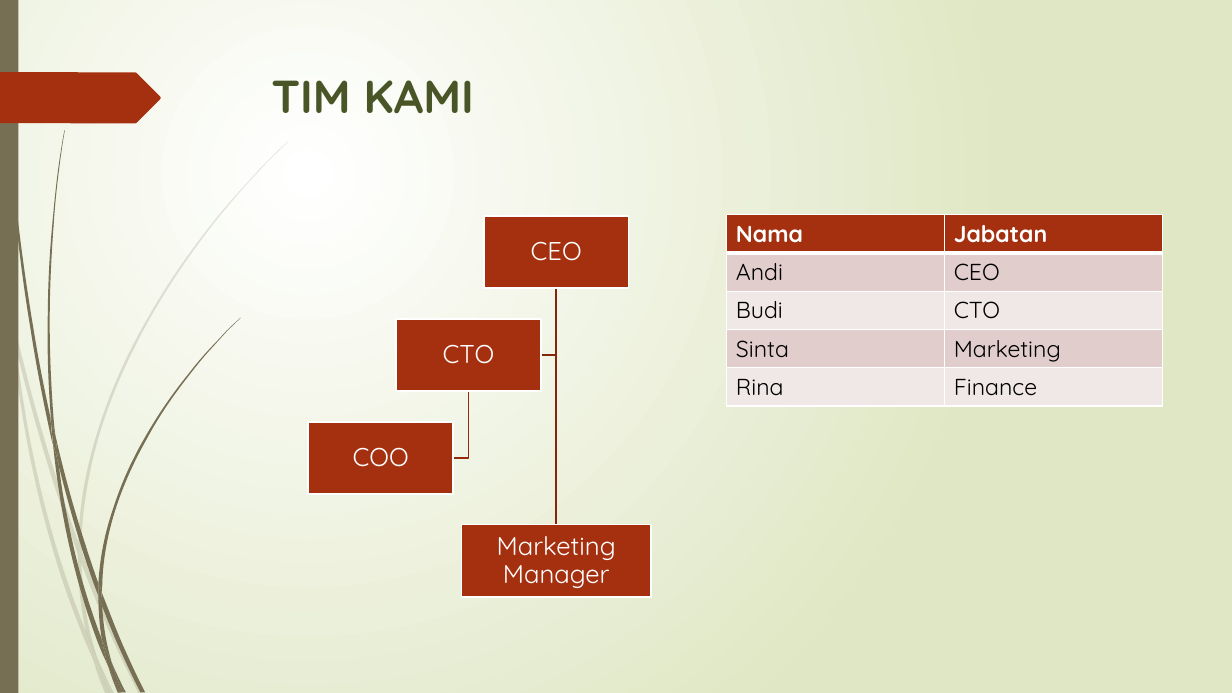
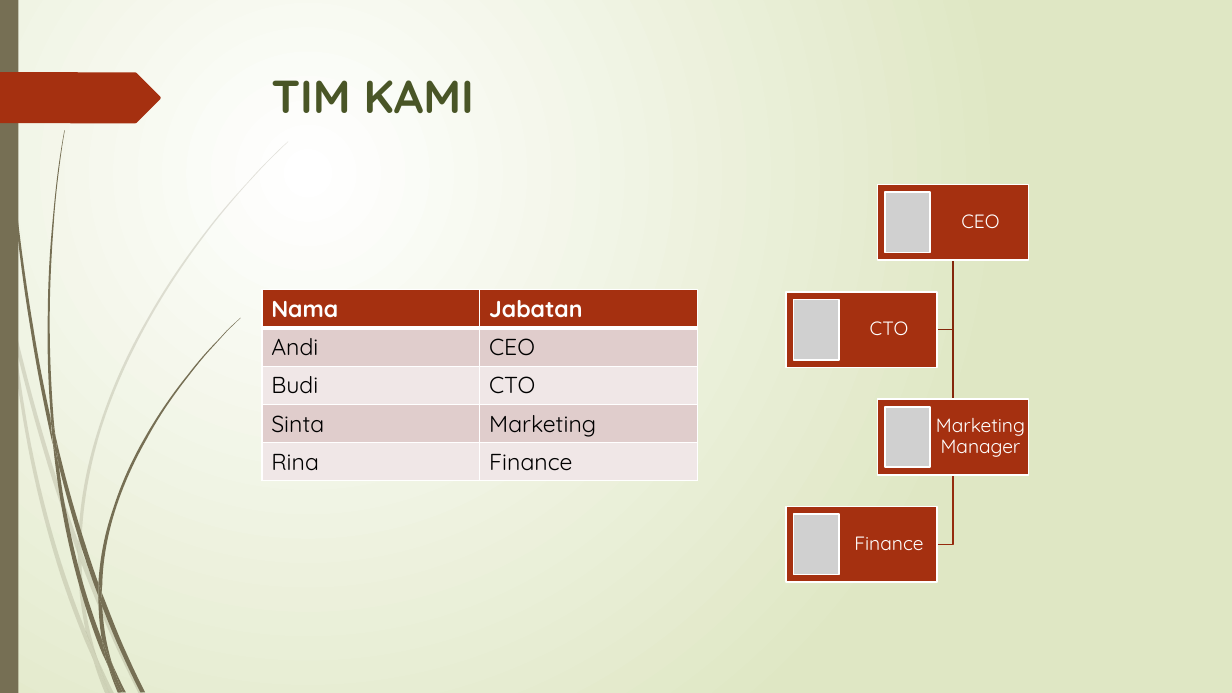
Before and after one commit to onysu/kursus, a slide deck: slide 6 of assets/files/Business-Pitch-Deck-7-Slide.pptx. Drawn at 1232x693 pixels with LibreOffice and Linux fonts; fonts in the diff are those of the drawing; grey boxes stand for pictures. Boxes give left, top, right and bottom in pixels: in the first picture for what was removed or moved away, otherwise in the second. Text is boxed around its words. In the diff, an @@ line names an element or a change of style, - is before the commit and + after.

```diff
--- a/assets/files/Business-Pitch-Deck-7-Slide.pptx
+++ b/assets/files/Business-Pitch-Deck-7-Slide.pptx
@@ text "CEO": place and size @@
-text "CEO" at [531, 241, 582, 261]
+text "CEO" at [961, 214, 999, 228]
@@ rectangle: place and size @@
-rectangle at [483, 216, 628, 288]
+rectangle at [878, 185, 1030, 261]
@@ freeform shape: place and size @@
-freeform shape at [541, 288, 555, 355]
+freeform shape at [937, 261, 953, 330]
@@ table: place and size @@
-table at [726, 214, 1163, 402]
+table at [262, 290, 699, 478]
@@ freeform shape removed at [552, 288, 561, 525] @@
@@ size 20 to 15 pt; less space between paragraphs in 3 elements at [961, 214, 999, 228], [936, 418, 1025, 457], [870, 321, 909, 335] @@
@@ text "CTO": place and size @@
-text "CTO" at [443, 344, 494, 364]
+text "CTO" at [870, 321, 909, 335]
@@ rectangle: place and size @@
-rectangle at [461, 525, 651, 597]
+rectangle at [787, 292, 938, 368]
@@ group added at [794, 192, 958, 574]: 4 pictures, 1 freeform shape, 1 text @@
+Finance
@@ text "Marketing Manager": place and size @@
-text "Marketing Manager" at [497, 536, 616, 588]
+text "Marketing Manager" at [936, 418, 1025, 457]
@@ rectangle: place and size @@
-rectangle at [396, 319, 542, 391]
+rectangle at [878, 399, 1030, 475]
@@ text removed at [353, 447, 409, 467] @@
-COO
@@ freeform shape: place and size @@
-freeform shape at [454, 391, 469, 457]
+freeform shape at [937, 475, 953, 544]
@@ rectangle: place and size @@
-rectangle at [309, 421, 454, 494]
+rectangle at [787, 506, 938, 582]
```
Also in this commit, not shown: 2 other slides changed.
